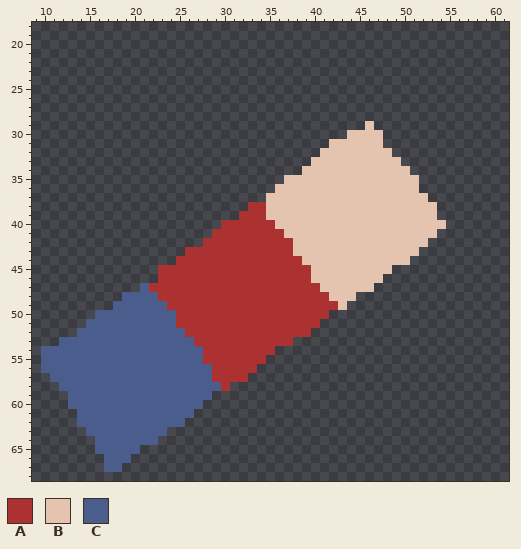
One commit to this sprite sheet: Assets/Sprites/MainCharacter/CharTestDeath3.png. The picture above is the old version.
The file is 58x63 pixels. Shown: x 9..61, y 18..68. The old version is drawn lined up with the new one, on the new canvas.
Palette (. is transparent): A #ac3232  B #e4c4af  C #4b5d8d
Pixels before (only the part around the change), first column x 29:
18 .................................
19 .................................
20 .................................
21 .................................
22 .................................
23 .................................
24 .................................
25 .................................
26 .................................
27 .................................
28 .................................
29 .................B...............
30 ...............BBBB..............
31 .............BBBBBB..............
32 ............BBBBBBBB.............
33 ...........BBBBBBBBBB............
34 ..........BBBBBBBBBBBB...........
35 ........BBBBBBBBBBBBBBB..........
36 .......BBBBBBBBBBBBBBBB..........
37 ......BBBBBBBBBBBBBBBBBB.........
38 ....AABBBBBBBBBBBBBBBBBBB........
39 ...AAABBBBBBBBBBBBBBBBBBB........
40 .AAAAAABBBBBBBBBBBBBBBBBBB.......
41 AAAAAAAABBBBBBBBBBBBBBBBB........
42 AAAAAAAAABBBBBBBBBBBBBBB.........
43 AAAAAAAAABBBBBBBBBBBBBB..........
44 AAAAAAAAAABBBBBBBBBBBB...........
45 AAAAAAAAAAABBBBBBBBB.............
46 AAAAAAAAAAABBBBBBBB..............
47 AAAAAAAAAAAABBBBBB...............
48 AAAAAAAAAAAAABBB.................
49 AAAAAAAAAAAAAAB..................
After:
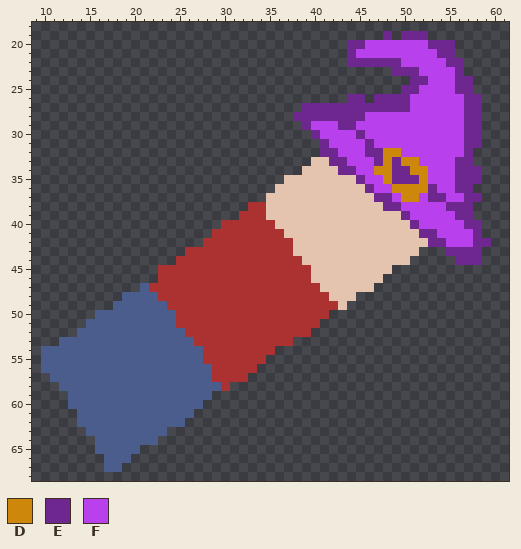
Colours new in this view: D #cd870b  E #6e278e  F #b841ed
The commit says: added death added rate fire limit
From old to new:
canvas 58x63 -> 94x70, the old top-left corner now at 4,7
y 19: x 48 . -> E; x 50..52 ... -> EEE
y 20: x 44..55 ............ -> EEFFFFFFFEEE
y 21: x 44..55 ............ -> EFFFFFFFFFEE
y 22: x 44..56 ............. -> EEEEEEFFFFFEE
y 23: x 49..56 ........ -> EEEFFFFE
y 24: x 51..57 ....... -> EEFFFEE
y 25: x 50..57 ........ -> EEFFFFEE
y 26: x 44..45 .. -> EE; x 47..58 ............ -> EEEEFFFFFFEE
y 27: x 39..58 .................... -> EEEEEEEEEEEEFFFFFFEE
y 28: x 38..58 ..................... -> EEEEEEEEFFFFFFFFFFFEE
y 29: x 39..58 .......B............ -> EFFFEEFFFFFFFFFFFFEE
y 30: x 40..58 ....BBBB........... -> EFFFFEFFFFFFFFFFFEE
y 31: x 41..58 .BBBBBB........... -> EFFFFEFFFFFFFFFFEE
y 32: x 41..57 BBBBBBBB......... -> EEFFFEEDDFFFFFFFE
y 33: x 42..57 BBBBBBBB........ -> EEFFFEDEDDFFFFEE
y 34: x 43..58 BBBBBBBB........ -> EEFFDDEEDDFFFEEE
y 35: x 45..58 BBBBBBB....... -> EFFDEEEDFFFEEE
y 36: x 46..57 BBBBBB...... -> EFFDDDDEFFEE
y 37: x 47..58 BBBBBB...... -> EEFDDFEEFFEE
y 38: x 48..57 BBBBBB.... -> EEFFFFFEEE
y 39: x 50..57 BBBB.... -> EFFFFFEE
y 40: x 51..58 BBBB.... -> EFFFFFEE
y 41: x 52..58 BB..... -> EEFFFFE
y 42: x 53..59 ....... -> EEFFFEE
y 43: x 55..58 .... -> EEEE
y 44: x 56..58 ... -> EEE
Where, in picture pixels (left, top, right, bottom), the same in both pictures:
changed: (293, 31, 491, 265)
